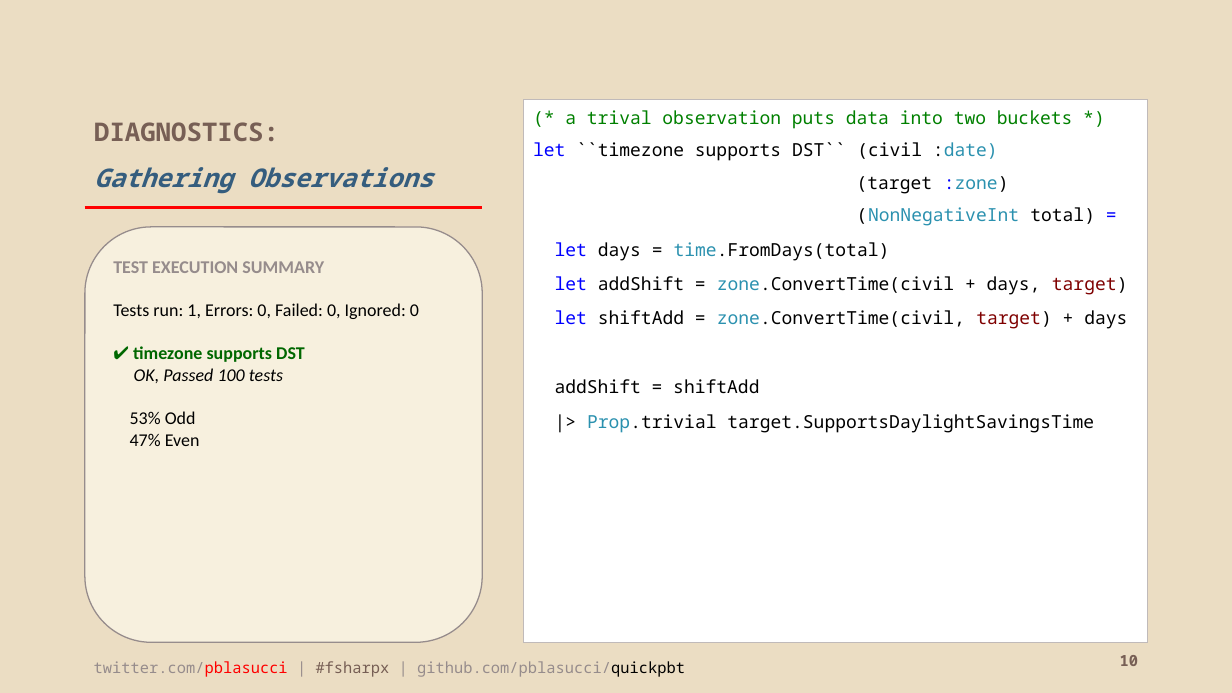
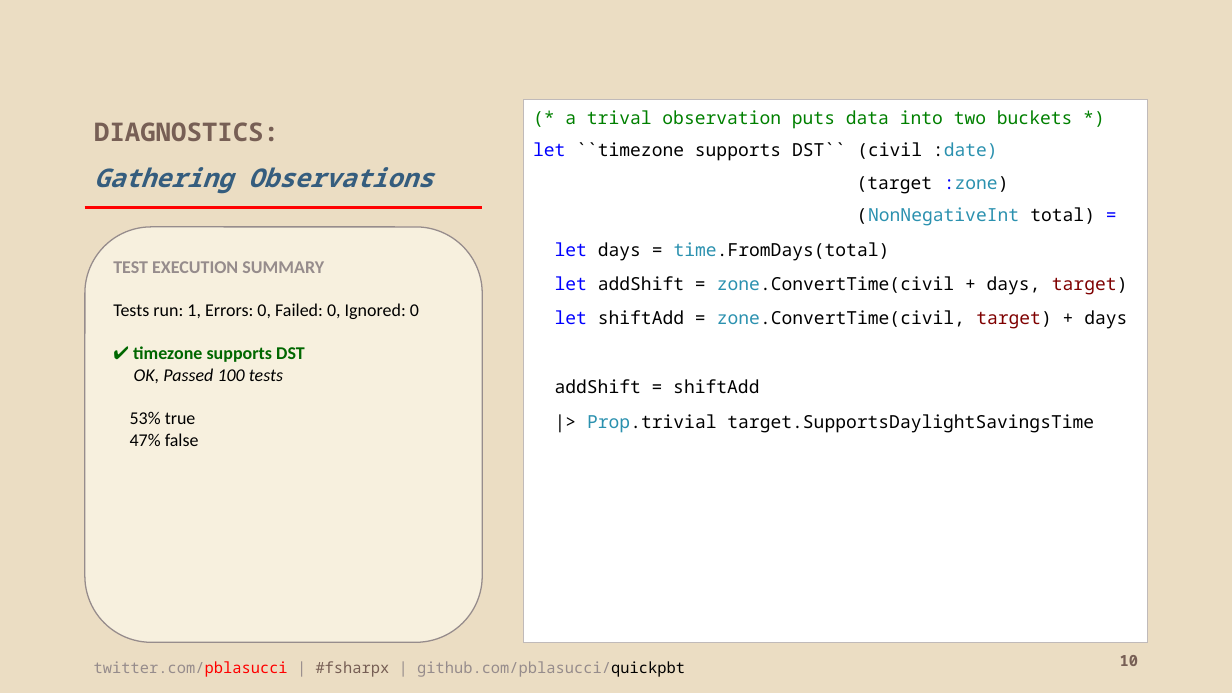
Before and after one commit to pblasucci/quickpbt, a slide deck: slide 10 of quickpbt.pptx. Drawn at 1232x693 pixels with LibreOffice and Linux fonts; fonts in the diff are those of the drawing. Boxes give left, top, right and bottom in pixels: in the first picture for what was removed or moved away, otherwise in the second. Text is boxed around its words. In the diff, an @@ line names an element or a change of style, - is before the commit and + after.

```diff
--- a/quickpbt.pptx
+++ b/quickpbt.pptx
@@ text in rounded rectangle at bbox=[130, 411, 199, 446]: text changed @@
-53% Odd
-47% Even
+53% true
+47% false
```
Also in this commit, not shown: 1 other slide changed, 1 slide added, 1 other file.
